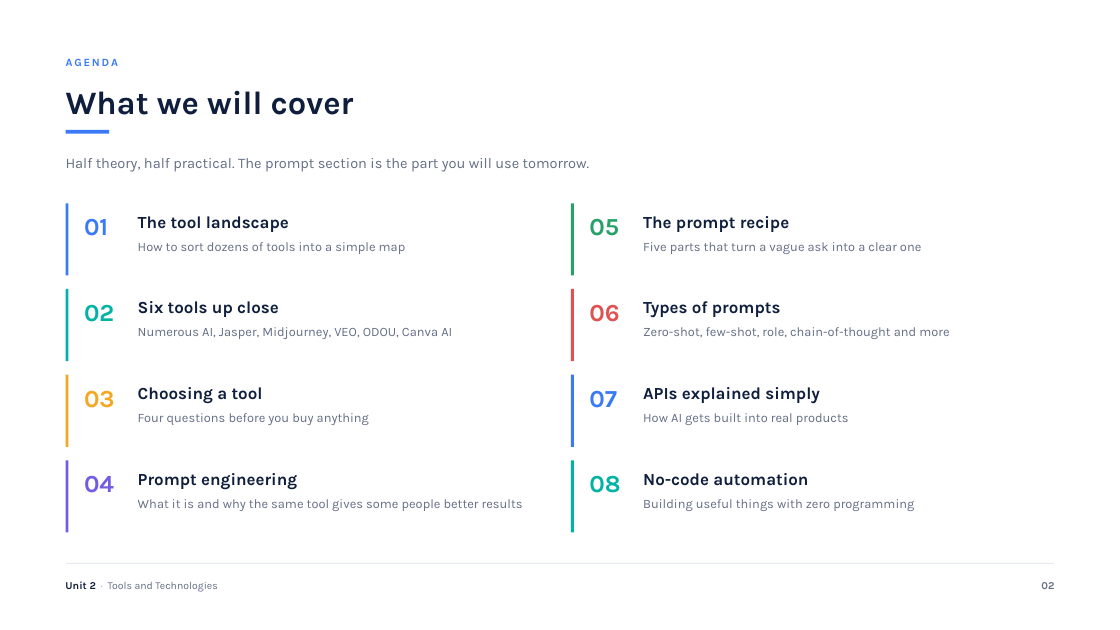
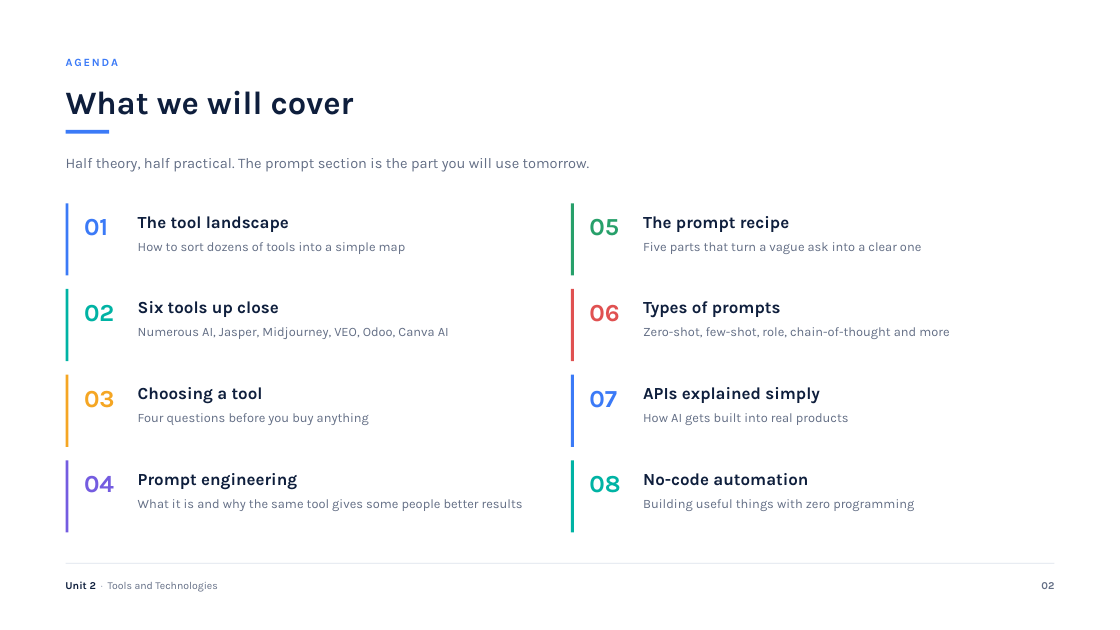
Before and after one commit to klingesh/Presentation, a slide deck: slide 2 of Unit 2 - Tools and Technologies.pptx. Drawn at 1120x630 pixels with LibreOffice and Linux fonts; fonts in the diff are those of the drawing. Boxes give left, top, right and bottom in pixels: in the first picture for what was removed or moved away, otherwise in the second. Text is boxed around its words. In the diff, an @@ line names an element or a change of style, - is before the commit and + after.

```diff
--- a/Unit 2 - Tools and Technologies.pptx
+++ b/Unit 2 - Tools and Technologies.pptx
@@ text at (138, 327, 449, 339): text changed @@
-Numerous AI, Jasper, Midjourney, VEO, ODOU, Canva AI
+Numerous AI, Jasper, Midjourney, VEO, Odoo, Canva AI
```
Also in this commit, not shown: 16 other slides changed, 1 slide added, 2 other files.
